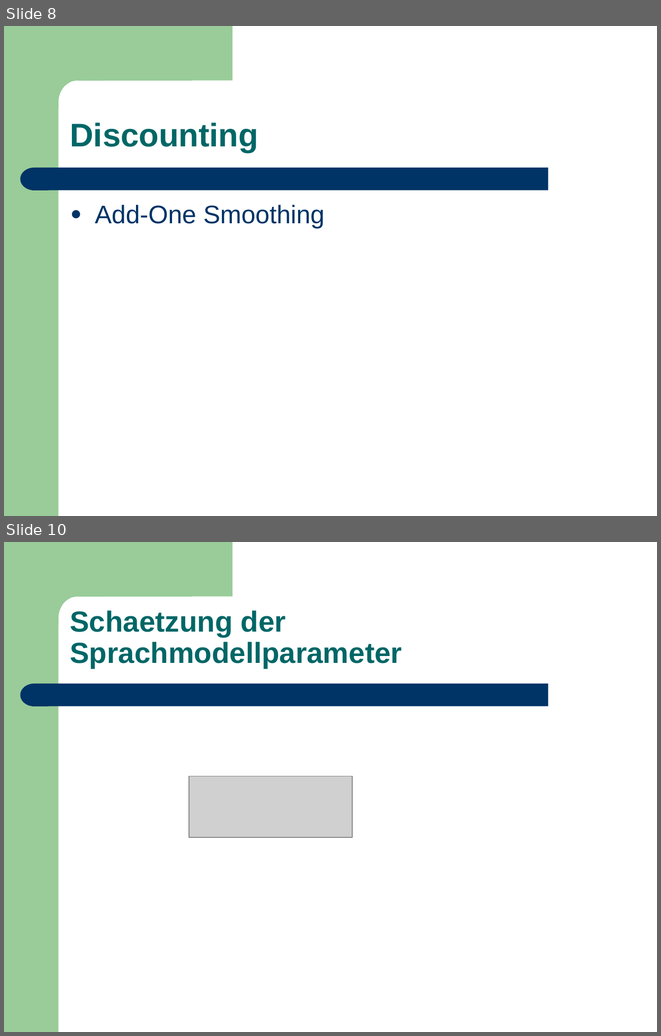
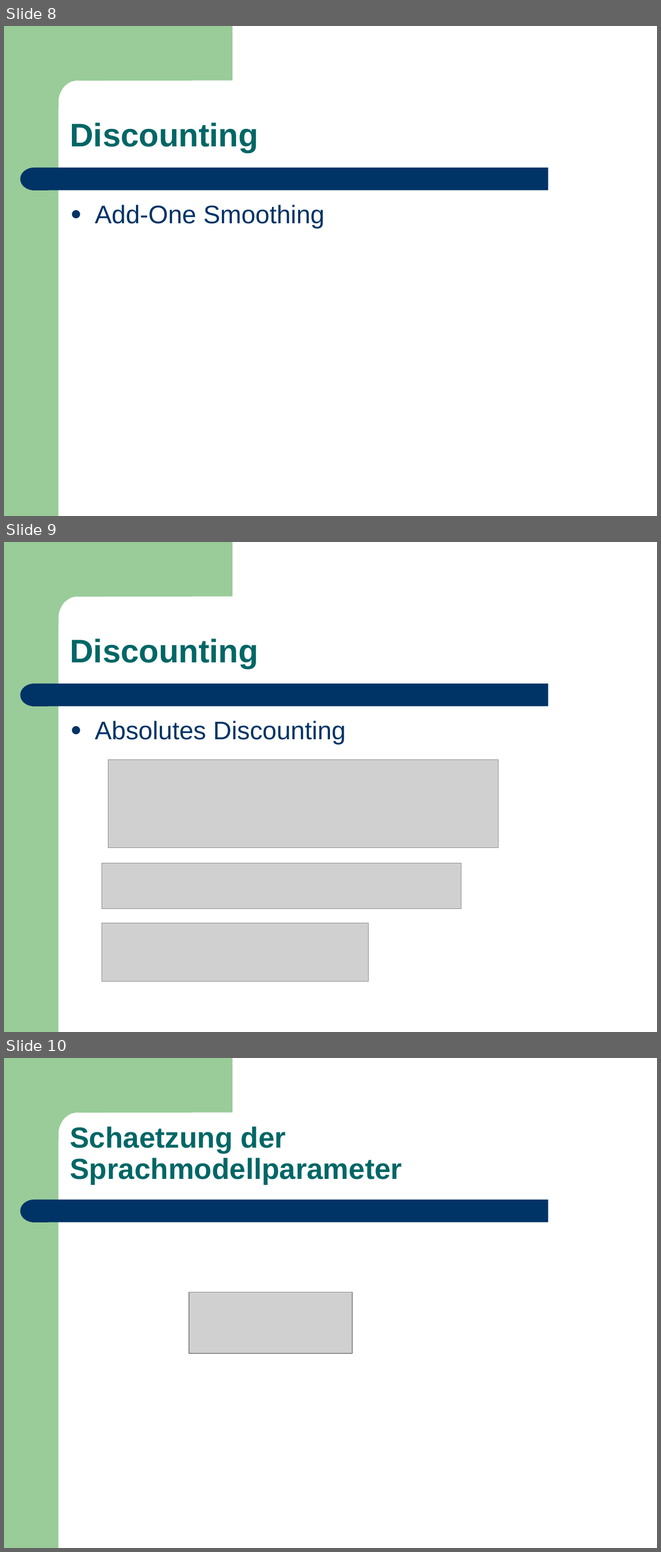
Before and after one commit to leonard117/arbeittet, a slide deck: ARS/doc/Training_Sprachmodell.ppt. Shown one above the other, each under a label of ours: slides 8 and 10 before the commit, slides 8, 9 and 10 after it; the slides between them are not shown. The pictures are 661x1036 and 661x1552 pixels, drawn with LibreOffice and Linux fonts; fonts in the diff are those of the drawing; grey boxes stand for pictures. Boxes give left, top, right and bottom in pixels: in the first picture for what was removed or moved away, otherwise in the second. Text is boxed around its words. In the diff, an @@ line names an element or a change of style, - is before the commit and + after.

```diff
--- a/ARS/doc/Training_Sprachmodell.ppt
+++ b/ARS/doc/Training_Sprachmodell.ppt
@@ slide 9 added at [4,542,657,1032], background #FFFFFF; not listed: 4 template elements that a slide beside it also shows @@
@@ text added at [70,638,258,668], 36 pt, text #006666, bold @@
+Discounting
@@ text added at [95,721,346,744], 28 pt, text #003366 @@
+● Absolutes Discounting
@@ picture added at [108,759,499,847] @@
@@ picture added at [102,863,461,909] @@
@@ picture added at [102,923,368,981] @@
```
Also in this commit, not shown: 1 slide removed.
